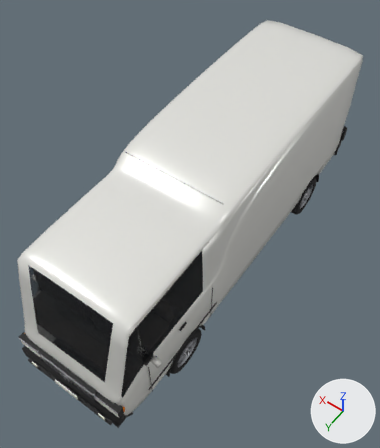
One commit to the Blender file blender/veh/veh_camion.blend: the scene before it, then after it.
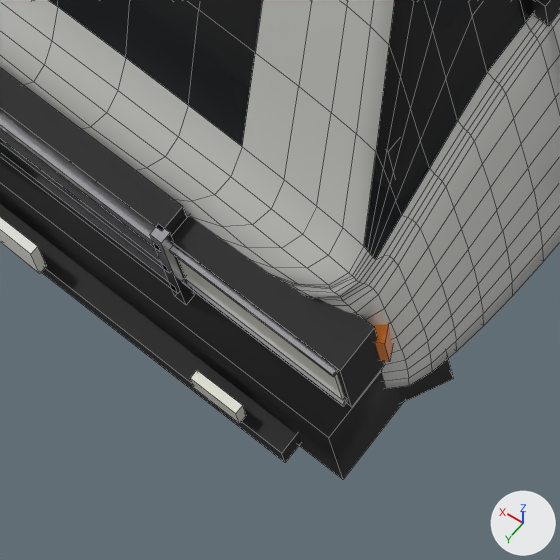
The first picture shows the older version from a 50 mm camera at (-3.21, 4.98, 8.43) aimed at (0.05, 0.42, 1.26). The close-ups show the older and then the newer version on the part from 19% to 39% of the width and 81% to 98% of the height of that picture. Only the edits that show in the close-ups are written down. The axes (+X, +Y, +Z) are drawn at lower right. The lights are the same throughout. The close-ups show mesh edges as thin lines.

The first close-up shows 'veh_camion_caisse', 'veh_camion_details' and 2 more.
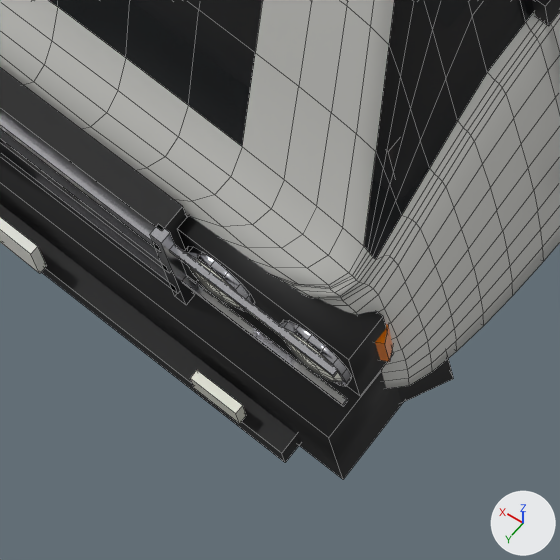
The change, as a diff of the scene's bpy script:
```diff
--- a/blender/veh/veh_camion.blend.py
+++ b/blender/veh/veh_camion.blend.py
@@ me_veh_camion_details @@
 # used by ob_veh_camion_details; parent = ob_veh_camion; location = (0.0, 0.0, 0.0)
 # verts and faces of me_veh_camion_details; kept vertices keep their numbers, new ones are numbered from 1436
 # before: 720 (-0.97, 3.57, 0.9), 721 (-0.57, 3.57, 0.9), 722 (-0.97, 3.58, 0.9) at pixel (342, 400), 723 (-0.57, 3.58, 0.9) at pixel (186, 279), 724 (-0.97, 3.57, 1.06)
 # before: 725 (-0.57, 3.57, 1.06), 726 (-0.97, 3.58, 1.06), 727 (-0.57, 3.58, 1.06)
-me_veh_camion_details.from_pydata(...)  # 1436 vertices, 1069 faces; spans x -1.21..1.21, y -3.67..3.69, z 0.41..2.91
+me_veh_camion_details.from_pydata(...)  # 1932 vertices, 1445 faces; spans x -1.21..1.21, y -3.67..3.69, z 0.41..2.91
+# me_veh_camion_details part 1: the loose piece of 8 vertices spanning x -0.99..-0.56, y 3.47..3.58, z 0.88..1.09 is moved by (0.0, -0.02, 0.0)
+# me_veh_camion_details part 2: a new loose piece of 80 vertices spanning x -0.97..-0.81, y 3.55..3.58, z 0.9..1.06, in mat_mat_lampe (white #f2f2e5)
+# me_veh_camion_details part 3: a new loose piece of 80 vertices spanning x -0.73..-0.57, y 3.55..3.58, z 0.9..1.06, in mat_mat_lampe (white #f2f2e5)
+# me_veh_camion_details part 4: a new loose piece of 48 vertices spanning x -0.98..-0.81, y 3.55..3.57, z 0.89..1.07, in mat_mat_chrome (light grey #ccccd1)
+# me_veh_camion_details part 5: a new loose piece of 48 vertices spanning x -0.73..-0.56, y 3.55..3.57, z 0.89..1.07, in mat_mat_chrome (light grey #ccccd1)
+# me_veh_camion_details part 6
+delete_vertices([*range(720, 728)])  # with the faces that use them
+# other edits to the shape of me_veh_camion_details do not show in these pictures
 me_veh_camion_details.materials.append(mat_mat_plastique_noir)
```

Pixel boxes [x1, y1, x2, y2] of what changed, in the close-ups (560 x 560 px; the box of a moved part takes in the faces that stretch with it):
part 1 of me_veh_camion_details, moved or reshaped: before [172, 216, 385, 407]; after [178, 216, 393, 396]
part 2 of me_veh_camion_details, added: after [285, 332, 342, 382]
part 3 of me_veh_camion_details, added: after [189, 258, 241, 307]
part 4 of me_veh_camion_details, added: after [280, 320, 352, 387]
part 5 of me_veh_camion_details, added: after [184, 246, 255, 312]
part 6 of me_veh_camion_details, deleted: before [178, 258, 344, 400]
